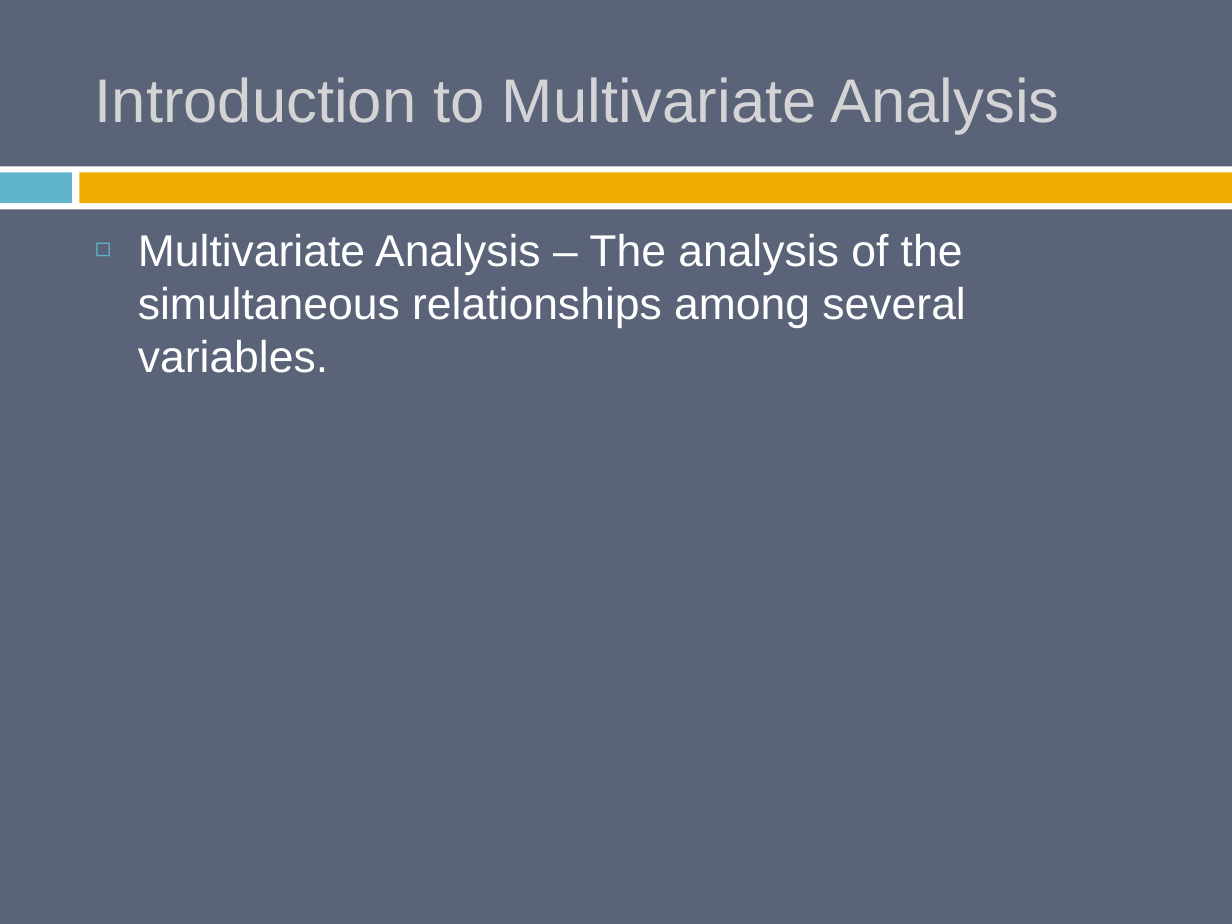
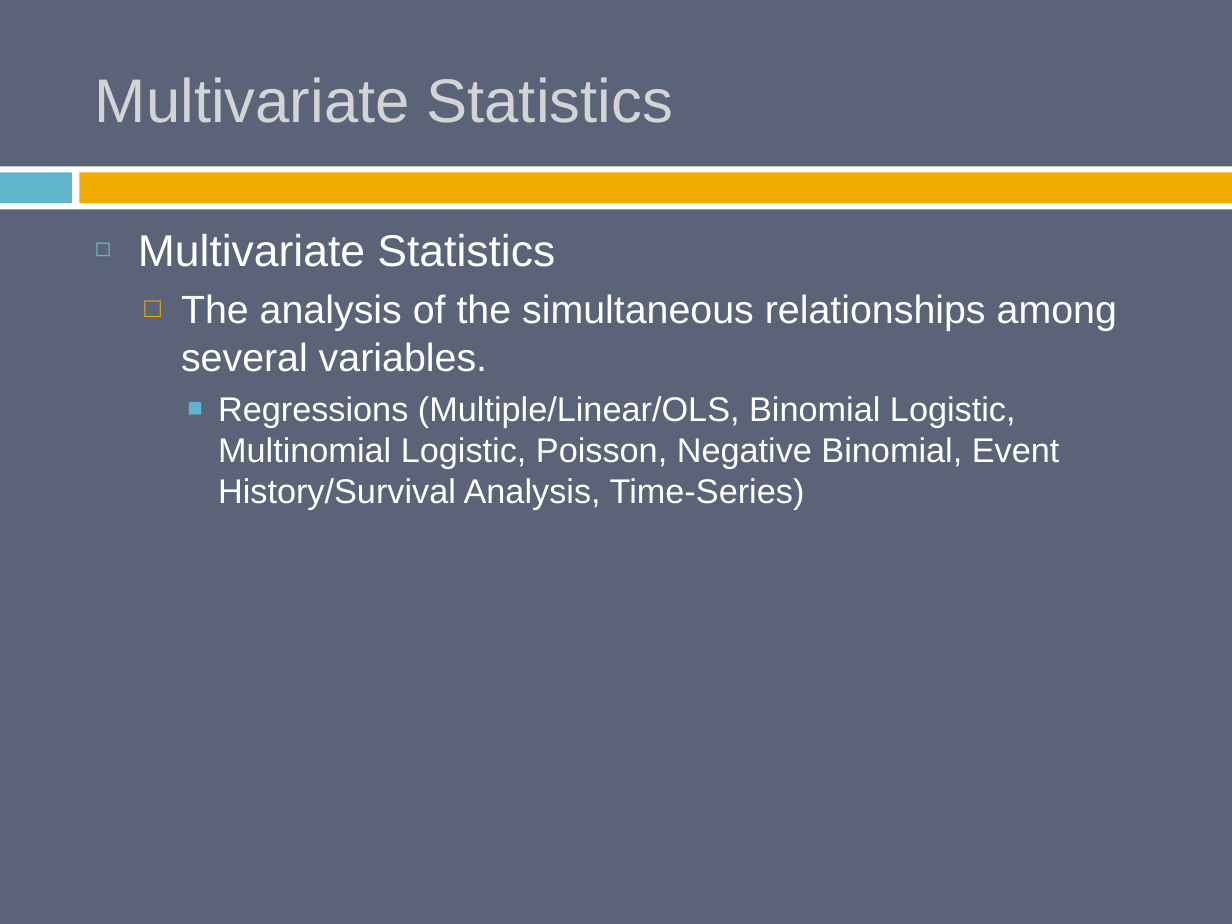
Before and after one commit to burrelvannjr/methods_csuf, a slide deck: slide 31 of ppts/old/Babbie_7e_PPT_ch_14.pptx (slide 27 before the commit). Drawn at 1232x924 pixels with LibreOffice and Linux fonts; fonts in the diff are those of the drawing. Boxes give left, top, right and bottom in pixels: in the first picture for what was removed or moved away, otherwise in the second. Text is boxed around its words. In the diff, an @@ line names an element or a change of style, - is before the commit and + after.

```diff
--- a/ppts/old/Babbie_7e_PPT_ch_14.pptx
+++ b/ppts/old/Babbie_7e_PPT_ch_14.pptx
@@ title at [95,77,673,123]: text changed @@
-Introduction to Multivariate Analysis
+Multivariate Statistics
@@ text at [138,234,1117,510]: text changed; size 26 to 20 pt @@
-◻ Multivariate Analysis – The analysis of the simultaneous relationships among several variables.
+◻ Multivariate Statistics
+  □ The analysis of the simultaneous relationships among several variables.
+    ■ Regressions (Multiple/Linear/OLS, Binomial Logistic, Multinomial Logistic, Poisson, Negative Binomial, Event History/Survival Analysis, Time-Series)
```
Also in this commit, not shown: 25 other slides changed, 4 slides added, 31 other files.
